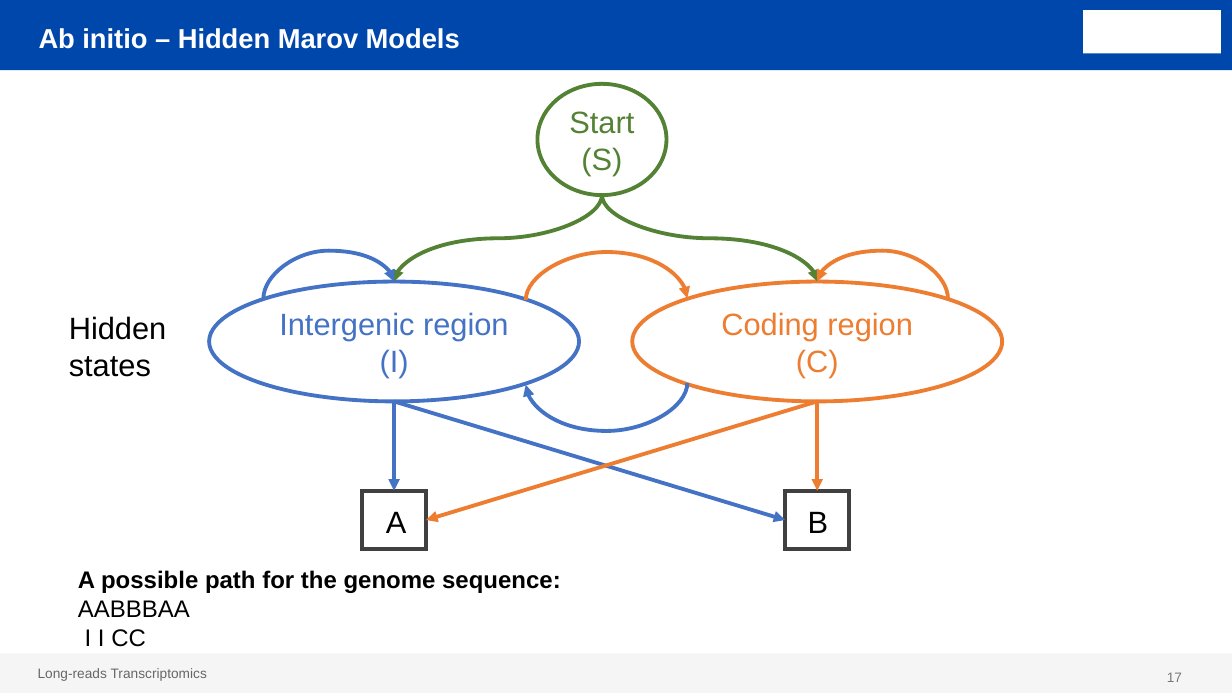
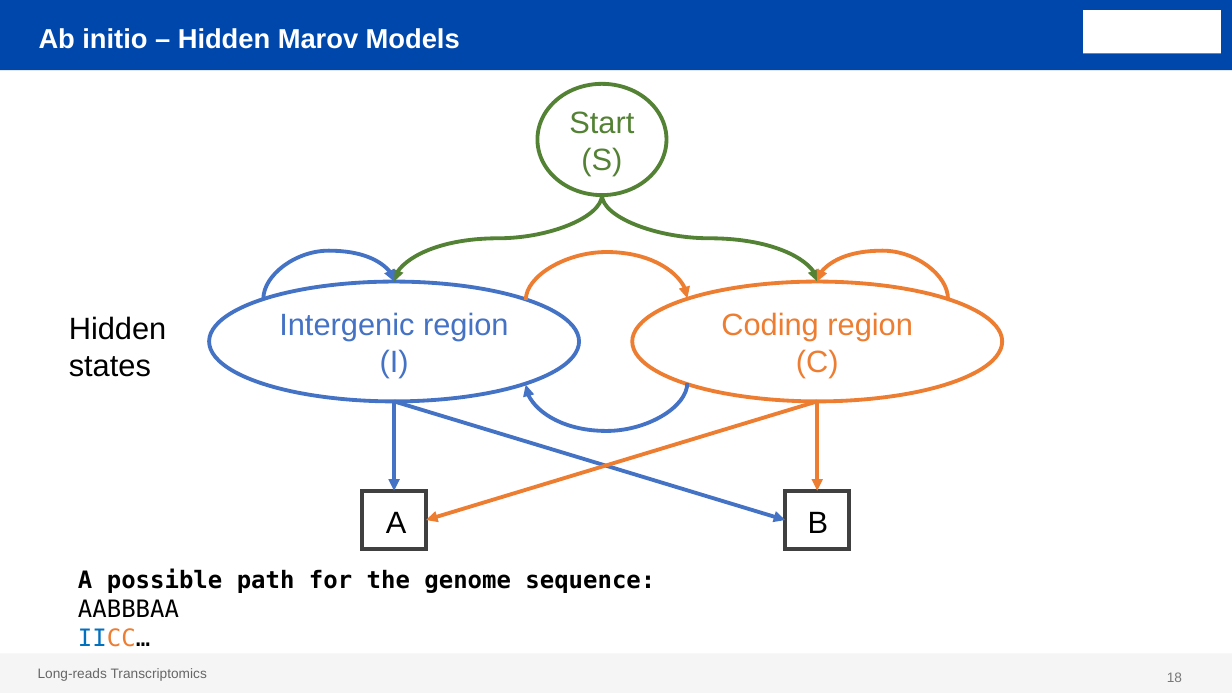
Before and after one commit to ConesaLab/VALT_Summer_Course, a slide deck: slide 18 of theory/day2/SQANTI_evidence.pptx (slide 17 before the commit). Drawn at 1232x693 pixels with LibreOffice and Linux fonts; fonts in the diff are those of the drawing; background and template pictures are left out. Boxes give left, top, right and bottom in pixels: in the first picture for what was removed or moved away, otherwise in the second. Text is boxed around its words. In the diff, an @@ line names an element or a change of style, - is before the commit and + after.

```diff
--- a/theory/day2/SQANTI_evidence.pptx
+++ b/theory/day2/SQANTI_evidence.pptx
@@ text at (78,569,655,593): font Arial to DejaVu Sans Mono in "A possible path for the genome sequence:" @@
@@ text at (78,599,179,647): text changed; font Arial to DejaVu Sans Mono @@
-AABBBAA
-I I CC
+AABBBAA
+IICC…
@@ page number at (1167,672,1182,682): text changed @@
-17
+18
```
Also in this commit, not shown: 17 other slides changed, 38 slides added, 3 slides removed, 4 other files.
